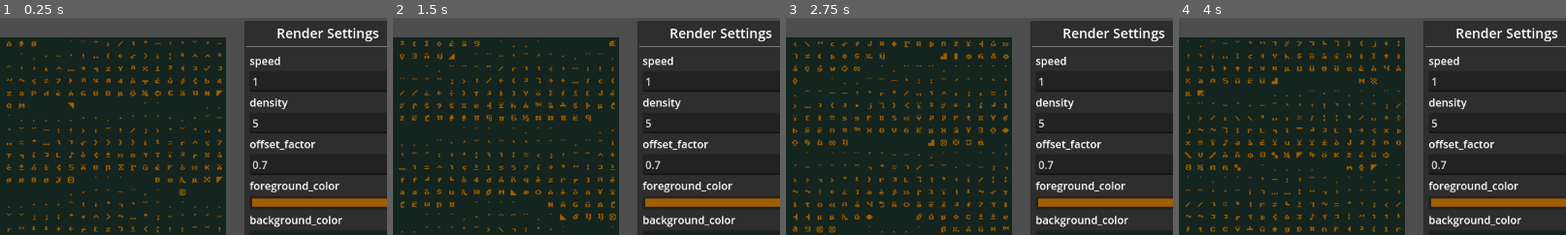
Above: before the commit, frames 1-4 (left to right).
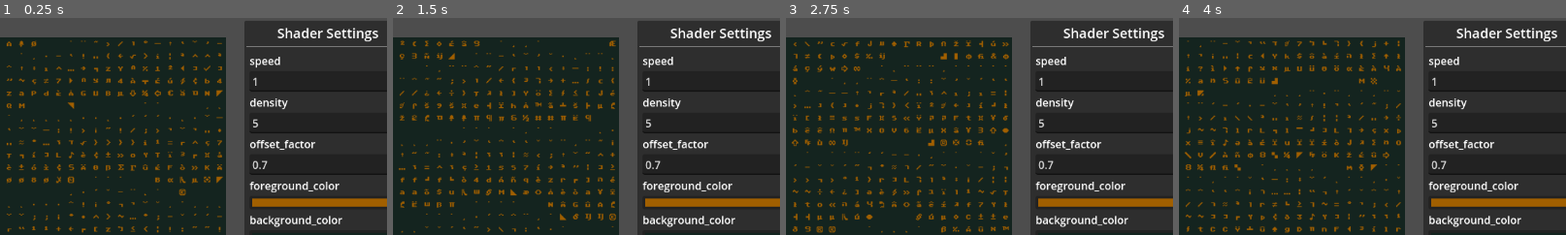
Above: after the commit, the same moments.

Repository: Antlux/shader_animator
Game: Godot game, scene res://scenes/main.tscn
The game is run twice, just before and just after one commit, with the same random seed, the same clock (stepped at 60 frames per second) and the same inputs.
Inputs:
- Up to frame 1 (0.25 s): no input
- Up to frame 2 (1.5 s): click "PNG" at 0.5 s; click "Export" at 1.25 s
- Up to frame 3 (2.75 s): click "SPRITESHEET" at 2 s
- Up to frame 4 (4 s): click "SPRITESHEET" at 2.75 s; click "WEBP" at 3.5 s
The pictures show only the part of the screen within x 46-96%, y 0-50%; the shares and areas given below are measured in that part.

The runs differ from the first frame. In frame 1, 0.5% of the frame differs, in the area x 71-98%, y 4-11%; in frame 2, 0.5%; in frame 3, 0.5%; in frame 4, 0.5%.

Commit message:
fix: Renames UI element a more accurate name

Diff:
--- a/project.godot
+++ b/project.godot
@@ -1,3 +1,11 @@
+; Engine configuration file.
+; It's best edited using the editor UI and not directly,
+; since the parameters that go here are not all obvious.
+;
+; Format:
+;   [section] ; section goes between []
+;   param=value ; assign values to parameters
+
 config_version=5
 
 [application]
--- a/scenes/main.tscn
+++ b/scenes/main.tscn
@@ -80,7 +80,7 @@
 [node name="Label" type="Label" parent="CanvasLayer/MarginContainer/VBoxContainer/ShaderSettings/MarginContainer/VBoxContainer"]
 layout_mode = 2
 theme_override_font_sizes/font_size = 20
-text = "Render Settings"
+text = "Shader Settings"
 horizontal_alignment = 1
 
 [node name="HSeparator" type="HSeparator" parent="CanvasLayer/MarginContainer/VBoxContainer/ShaderSettings/MarginContainer/VBoxContainer"]
